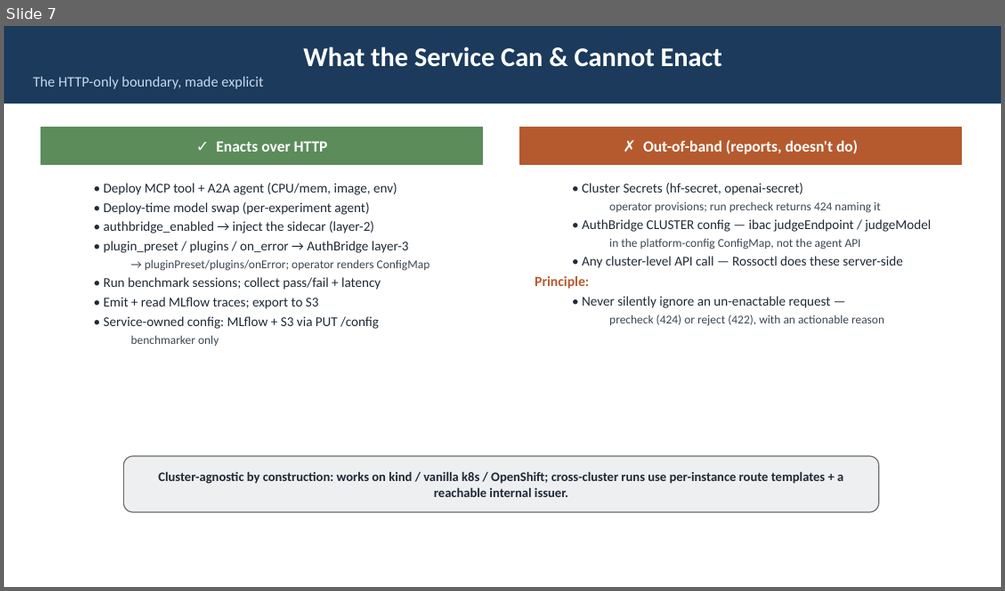
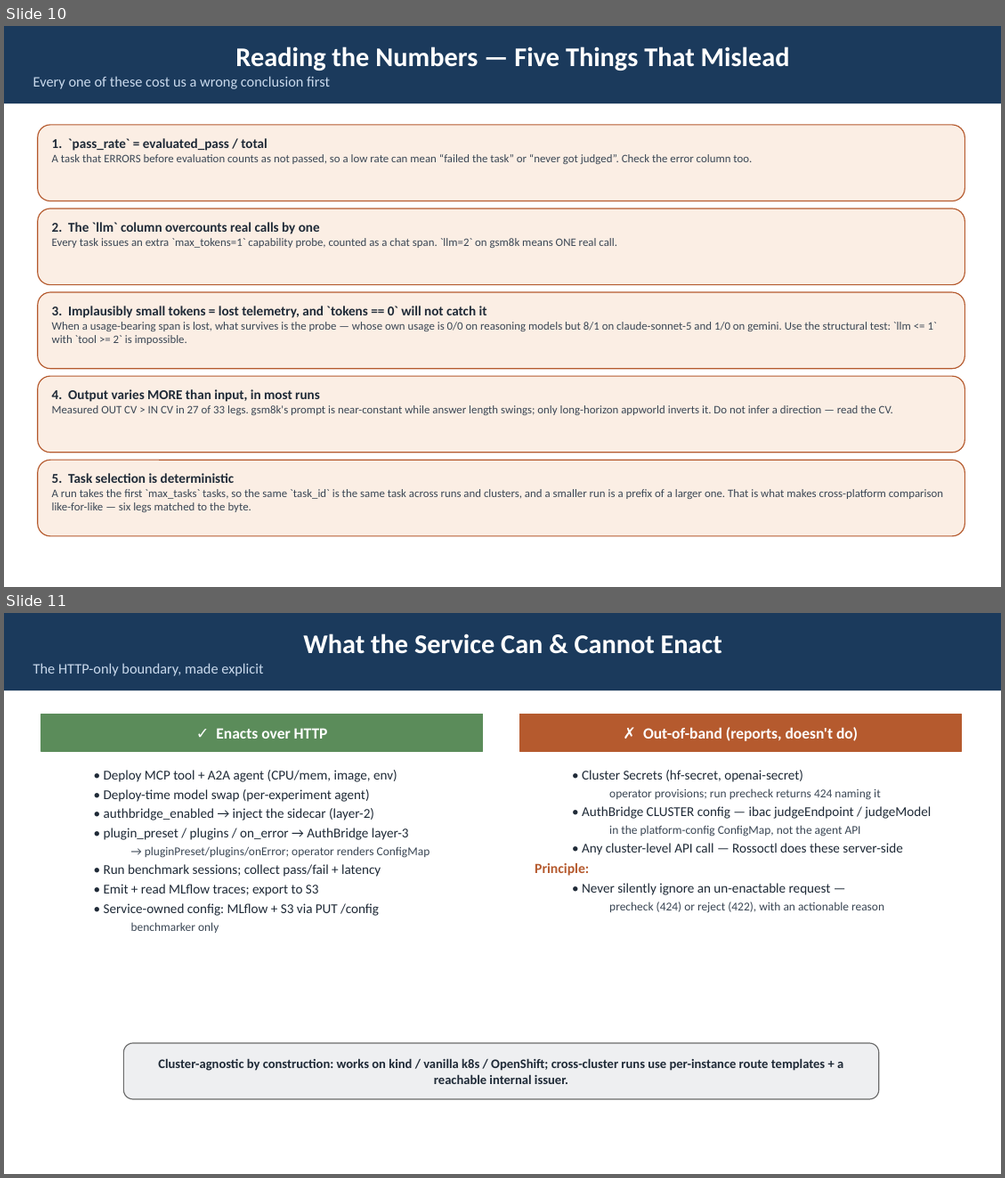
Before and after one commit to webchang/benchmarking, a slide deck: docs/BenchmarkingService.pptx. Shown one above the other, each under a label of ours: slide 7 before the commit, slides 10 and 11 after it. The pictures are 1005x591 and 1005x1178 pixels, drawn with LibreOffice and Linux fonts; fonts in the diff are those of the drawing. Boxes give left, top, right and bottom in pixels: in the first picture for what was removed or moved away, otherwise in the second. Text is boxed around its words. In the diff, an @@ line names an element or a change of style, - is before the commit and + after.

```diff
--- a/docs/BenchmarkingService.pptx
+++ b/docs/BenchmarkingService.pptx
@@ slide 10 added at [4,26,1001,587], background #FFFFFF @@
@@ rectangle added at [4,26,1001,103], fill #1B3A5C, 14 pt, text #C9D9EC @@
+Reading the Numbers — Five Things That Mislead
+Every one of these cost us a wrong conclusion first
@@ rounded rectangle added at [38,125,965,201], fill #FBEEE4, outline #B55A2E 1 pt, 11 pt, text #3A4654 @@
+1. `pass_rate` = evaluated_pass / total
+A task that ERRORS before evaluation counts as not passed, so a low rate can mean “failed the task” or “never got judged”. Check the error column too.
@@ rounded rectangle added at [38,208,965,285], fill #FBEEE4, outline #B55A2E 1 pt, 11 pt, text #3A4654 @@
+2. The `llm` column overcounts real calls by one
+Every task issues an extra `max_tokens=1` capability probe, counted as a chat span. `llm=2` on gsm8k means ONE real call.
@@ rounded rectangle added at [38,292,965,369], fill #FBEEE4, outline #B55A2E 1 pt, 11 pt, text #3A4654 @@
+3. Implausibly small tokens = lost telemetry, and `tokens == 0` will not catch it
+When a usage-bearing span is lost, what survives is the probe — whose own usage is 0/0 on reasoning models but 8/1 on claude-sonnet-5 and 1/0 on gemini. Use the structural test: `llm <= 1` with `tool >= 2` is impossible.
@@ rounded rectangle added at [38,376,965,452], fill #FBEEE4, outline #B55A2E 1 pt, 11 pt, text #3A4654 @@
+4. Output varies MORE than input, in most runs
+Measured OUT CV > IN CV in 27 of 33 legs. gsm8k's prompt is near-constant while answer length swings; only long-horizon appworld inverts it. Do not infer a direction — read the CV.
@@ rounded rectangle added at [38,459,965,536], fill #FBEEE4, outline #B55A2E 1 pt, 11 pt, text #3A4654 @@
+5. Task selection is deterministic
+A run takes the first `max_tasks` tasks, so the same `task_id` is the same task across runs and clusters, and a smaller run is a prefix of a larger one. That is what makes cross-platform comparison like-for-like — six legs matched to the byte.
@@ what was slide 7 is now slide 11 @@
```
Also in this commit, not shown: 1 slide changed, 3 other slides added, 2 other files.
